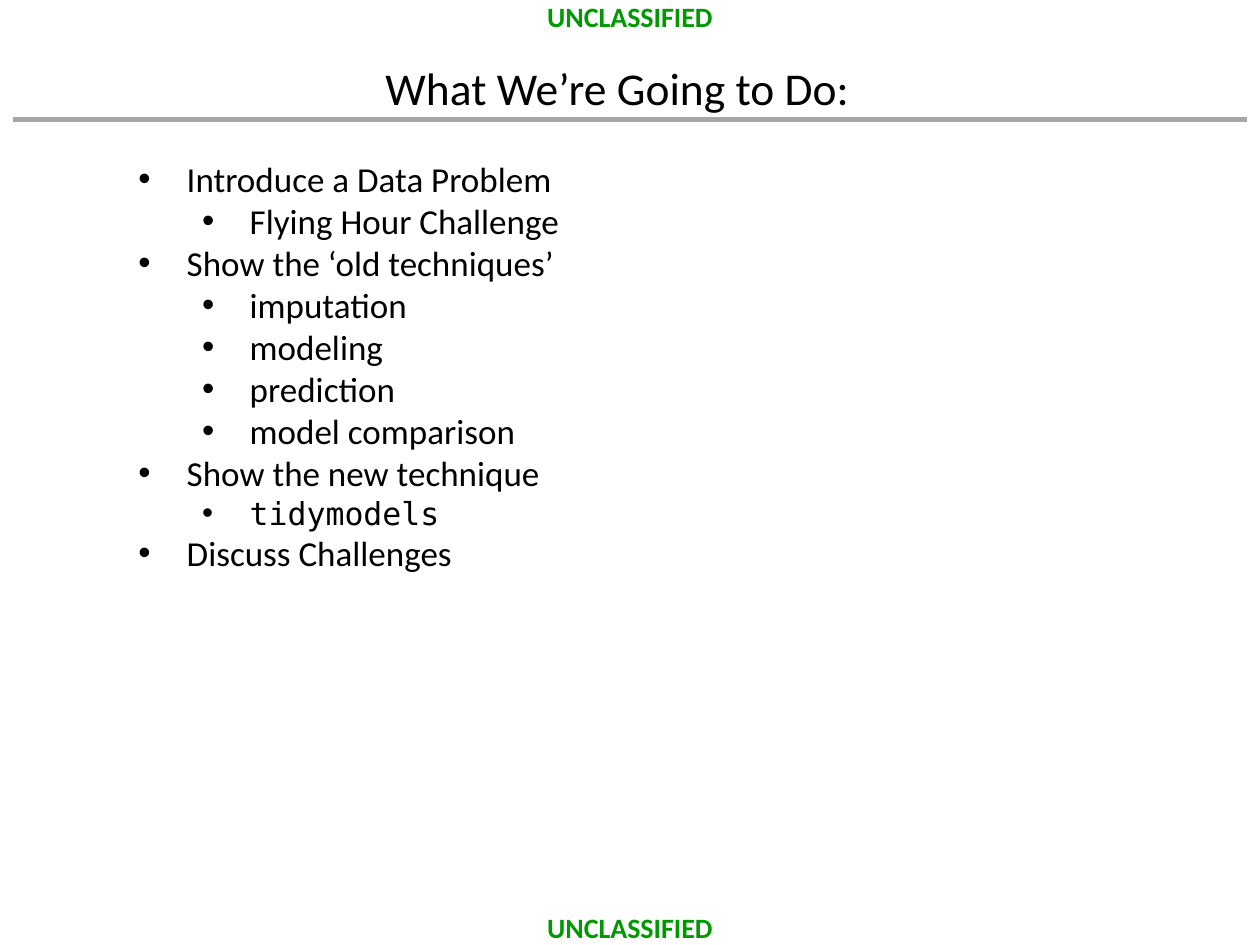
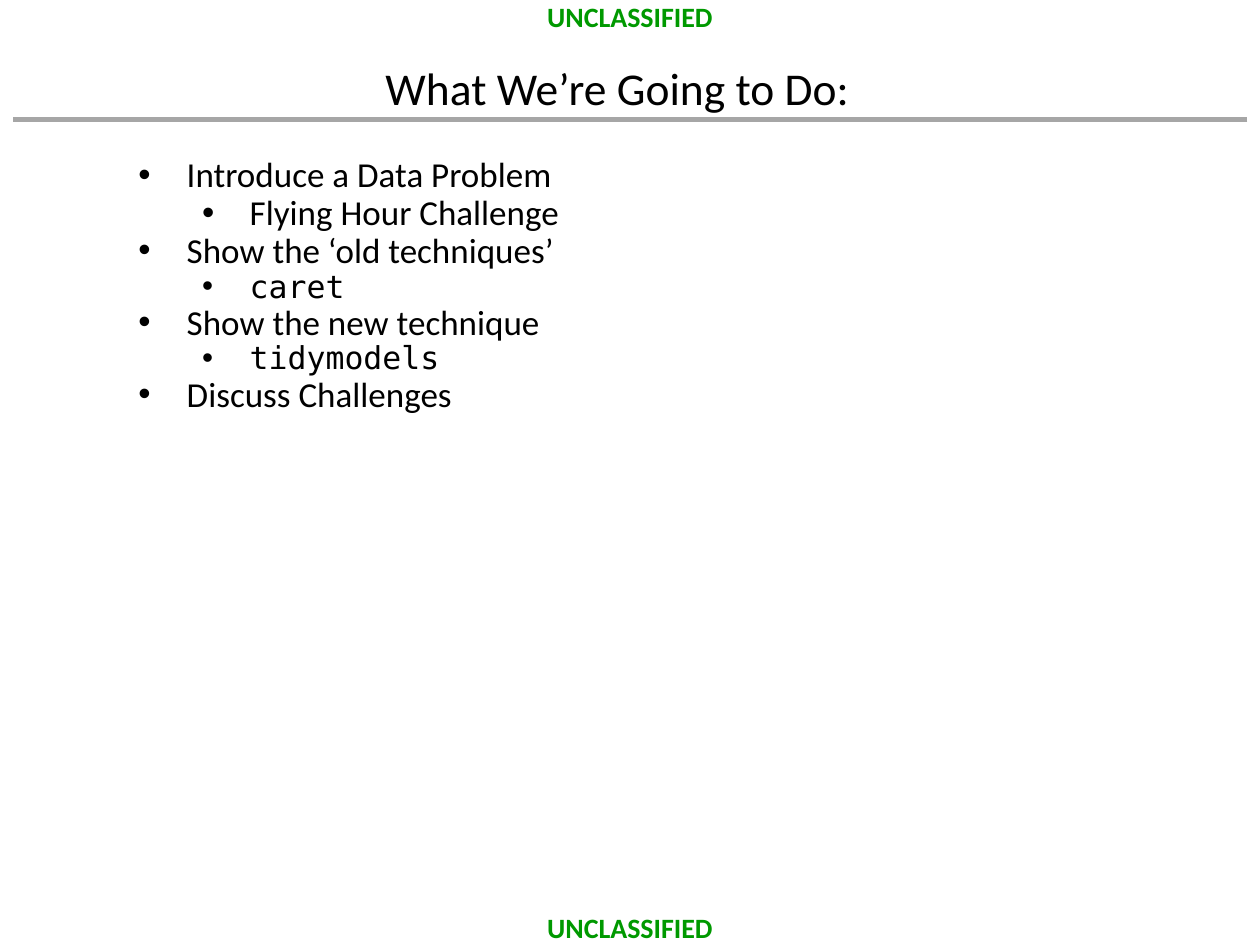
Before and after one commit to dusty-turner/MORSEmergingTechniques2019, a slide deck: slide 13 of MORS_Emerging_Techniques_Tidymodels.pptx (slide 12 before the commit). Drawn at 1260x945 pixels with LibreOffice and Linux fonts; fonts in the diff are those of the drawing; background and template pictures are left out. Boxes give left, top, right and bottom in pixels: in the first picture for what was removed or moved away, otherwise in the second. Text is boxed around its words. In the diff, an @@ line names an element or a change of style, - is before the commit and + after.

Commit message:
added all tidymodels, cleaned up presentation, almost ready for caa submission

```diff
--- a/MORS_Emerging_Techniques_Tidymodels.pptx
+++ b/MORS_Emerging_Techniques_Tidymodels.pptx
@@ text at (187, 162, 558, 413): line spacing 1 to 0.9 @@
@@ text at (250, 294, 515, 450): text changed; size 20 to 18 pt; font Calibri to DejaVu Sans Mono @@
-    • imputation
-    • modeling
-    • prediction
-    • model comparison
+    • caret
```
Also in this commit, not shown: 17 other slides changed, 22 slides added, 8 slides removed, 18 other files.
